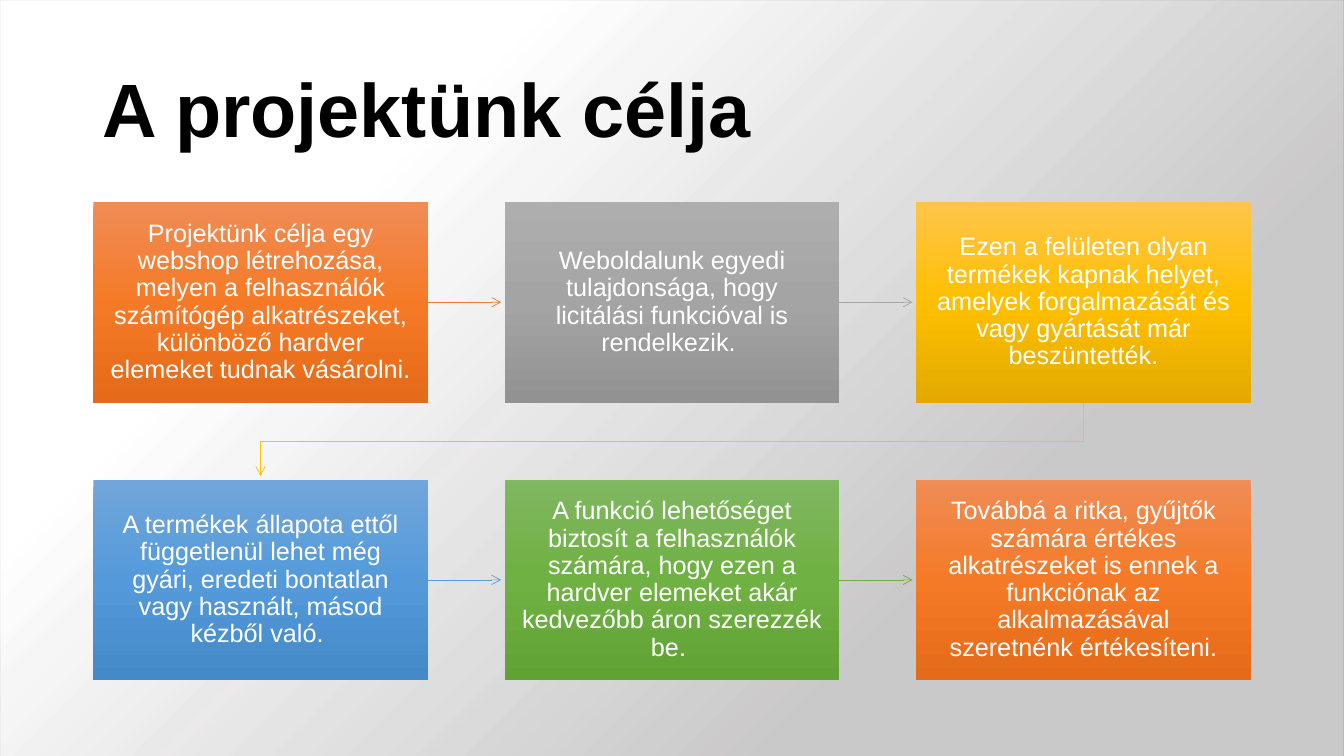
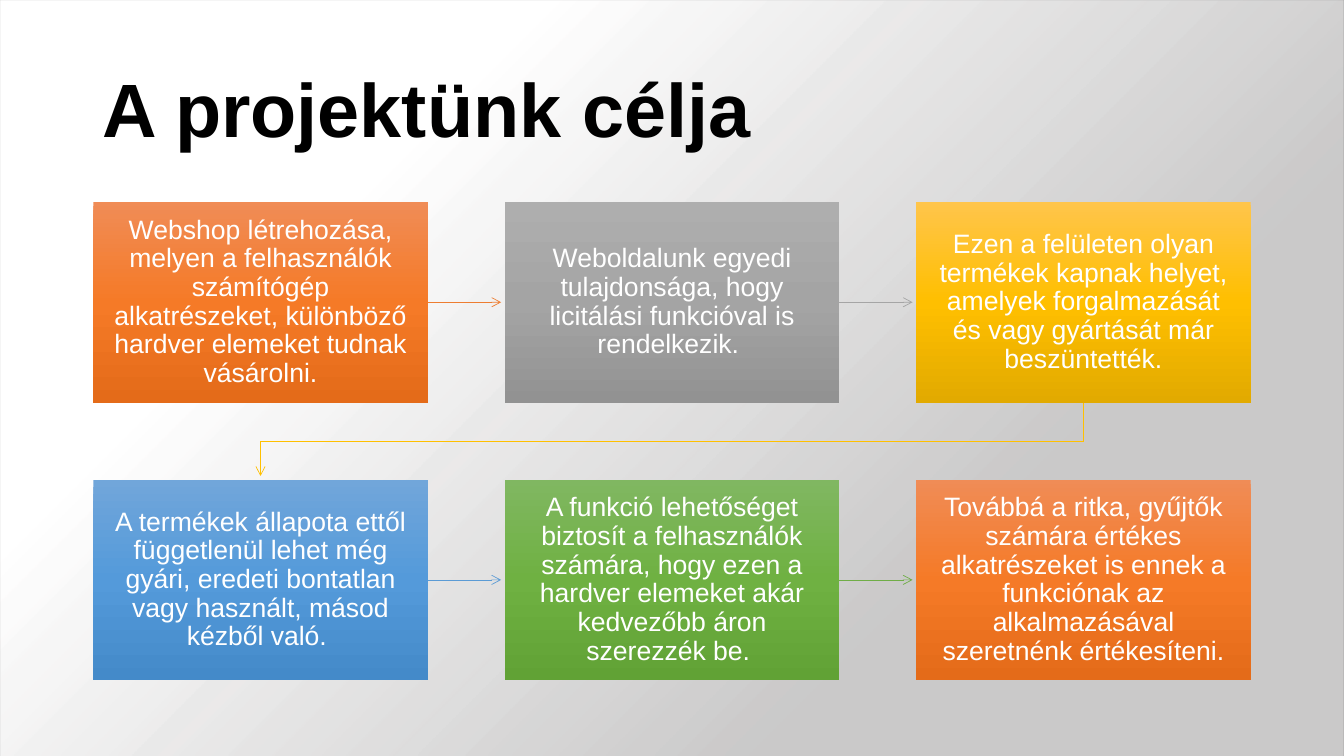
Before and after one commit to SzigetvariMark/pcweb, a slide deck: slide 2 of Bemutato.pptx. Drawn at 1344x756 pixels with LibreOffice and Linux fonts; fonts in the diff are those of the drawing; background and template pictures are left out; a plain dark background stands for a picture behind light text. Boxes give left, top, right and bottom in pixels: in the first picture for what was removed or moved away, otherwise in the second. Text is boxed around its words. In the diff, an @@ line names an element or a change of style, - is before the commit and + after.

```diff
--- a/Bemutato.pptx
+++ b/Bemutato.pptx
@@ text at (x1=114, y1=219, x2=407, y2=383): text changed; size 18 to 19 pt @@
-Projektünk célja egy webshop létrehozása, melyen a felhasználók számítógép alkatrészeket, különböző hardver elemeket tudnak vásárolni.
+Webshop létrehozása, melyen a felhasználók számítógép alkatrészeket, különböző hardver elemeket tudnak vásárolni.
@@ size 18 to 19 pt in 5 elements at (x1=550, y1=248, x2=794, y2=353), (x1=940, y1=233, x2=1227, y2=369), (x1=115, y1=511, x2=406, y2=646), (x1=540, y1=496, x2=804, y2=661), (x1=941, y1=496, x2=1226, y2=661) @@
```
Also in this commit, not shown: 1 other slide changed, 1 other file.
